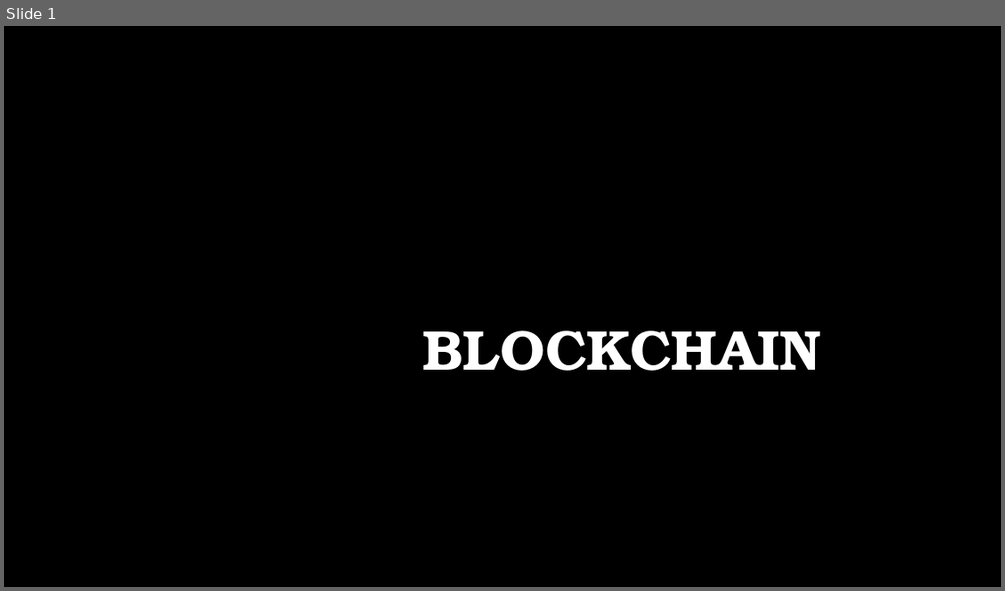
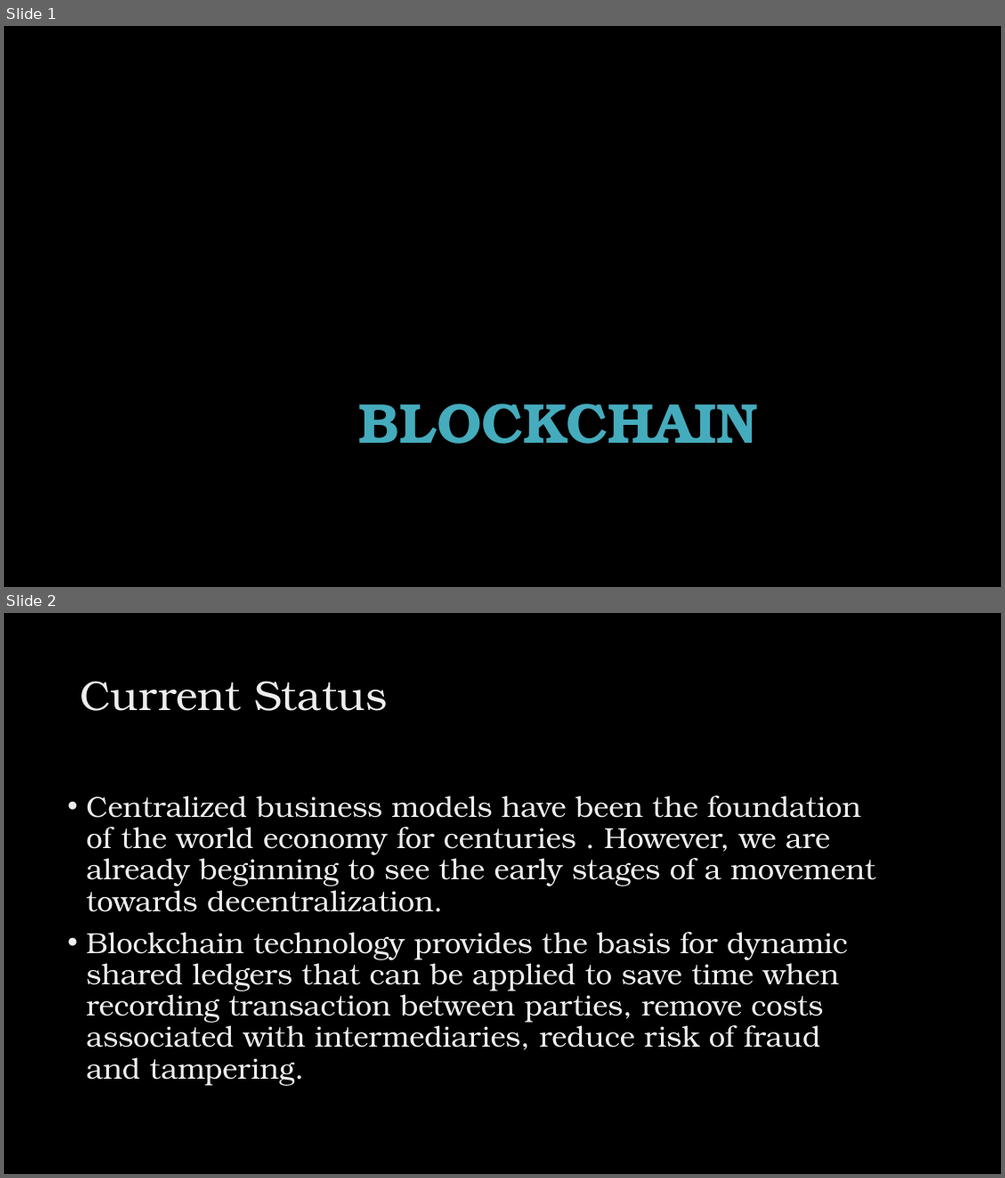
Before and after one commit to sushant76/IPHI, a slide deck: BlockchainDS.pptx. Shown one above the other, each under a label of ours: slide 1 before the commit, slides 1 and 2 after it. The pictures are 1005x591 and 1005x1178 pixels, drawn with LibreOffice and Linux fonts; fonts in the diff are those of the drawing; background and template pictures are left out. Boxes give left, top, right and bottom in pixels: in the first picture for what was removed or moved away, otherwise in the second. Text is boxed around its words. In the diff, an @@ line names an element or a change of style, - is before the commit and + after.

```diff
--- a/BlockchainDS.pptx
+++ b/BlockchainDS.pptx
@@ slide 2 added at box(4, 613, 1001, 1174), background picture (left out) @@
@@ title added at box(80, 681, 387, 711), 40 pt, text gradient #BFBFBF to #EDEDED to #FFFFFF @@
+Current Status
@@ text added at box(86, 795, 875, 1086), 28 pt, text gradient #BFBFBF to #EDEDED to #FFFFFF @@
+• Centralized business models have been the foundation of the world economy for centuries . However, we are already beginning to see the early stages of a movement towards decentralization.
+• Blockchain technology provides the basis for dynamic shared ledgers that can be applied to save time when recording transaction between parties, remove costs associated with intermediaries, reduce risk of fraud and tampering.
@@ slide 1 changed as well @@
@@ title "BLOCKCHAIN": place and size @@
-title "BLOCKCHAIN" at box(423, 330, 822, 370)
+title "BLOCKCHAIN" at box(359, 403, 758, 443)
@@ title "BLOCKCHAIN" at box(359, 403, 758, 443): text colour #FFFFFF to gradient #6FBCCA to #46ACBE to #269CAC to #278895 to #268592; line spacing 1 to 0.9; vertical alignment bottom to top @@
```
Also in this commit, not shown: 12 other slides changed, 3 other slides added.
